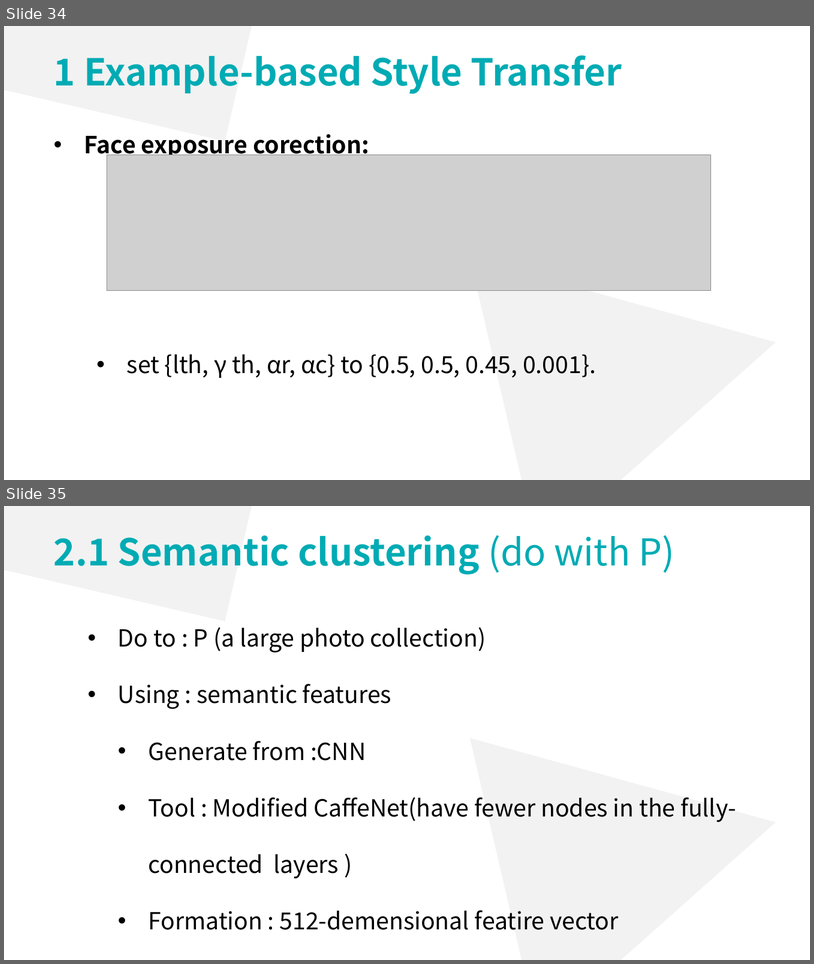
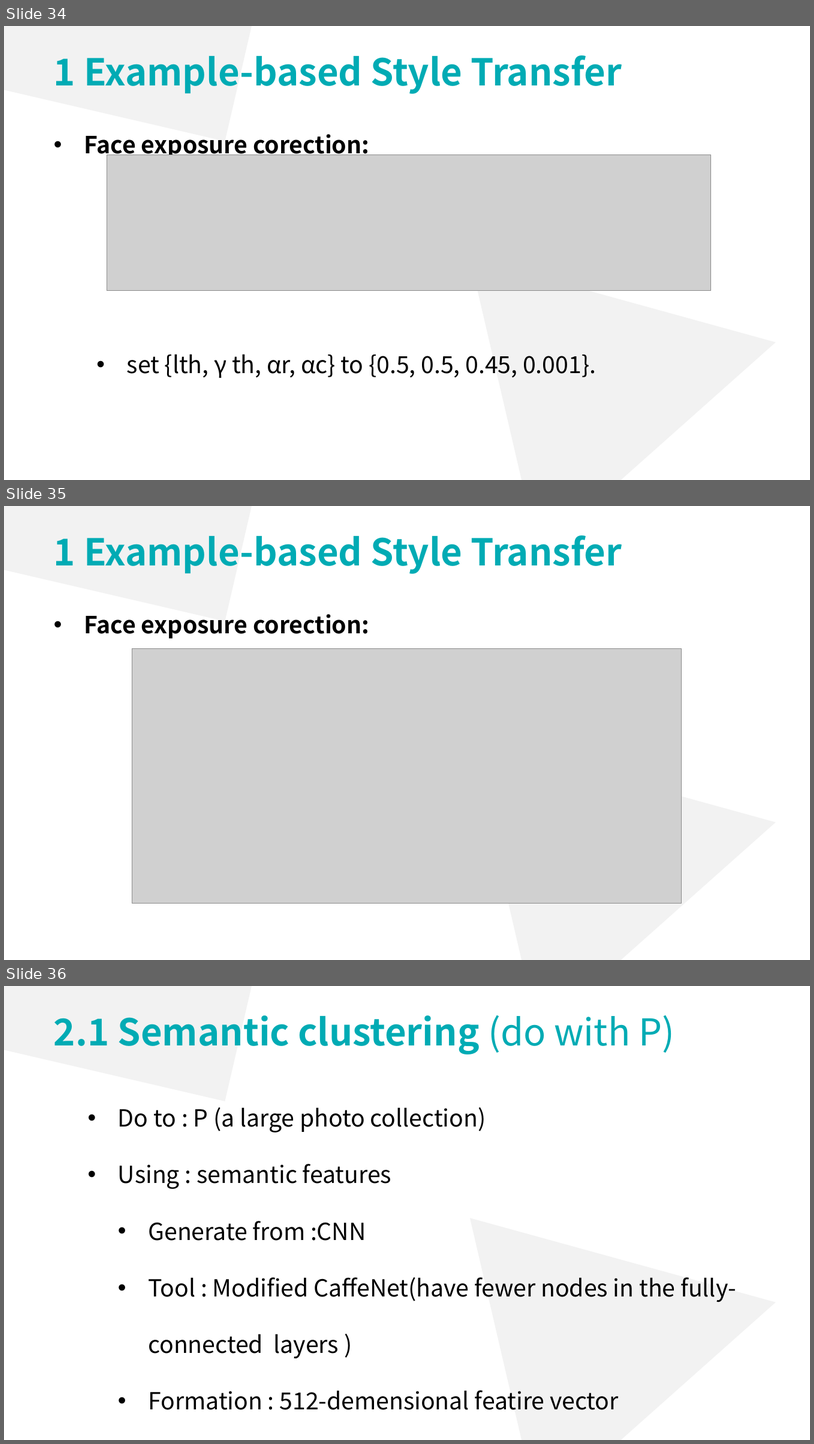
Before and after one commit to lsyoath/sheepy, a slide deck: ComputerVision.pptx. Shown one above the other, each under a label of ours: slides 34 and 35 before the commit, slides 34, 35 and 36 after it. The pictures are 814x964 and 814x1444 pixels, drawn with LibreOffice and Linux fonts; fonts in the diff are those of the drawing; grey boxes stand for pictures. Boxes give left, top, right and bottom in pixels: in the first picture for what was removed or moved away, otherwise in the second. Text is boxed around its words. In the diff, an @@ line names an element or a change of style, - is before the commit and + after.

```diff
--- a/ComputerVision.pptx
+++ b/ComputerVision.pptx
@@ slide 35 added at box(4, 506, 810, 960), background #FFFFFF @@
@@ rectangle added at box(4, 506, 277, 621), fill #F2F2F2 @@
@@ text added at box(54, 535, 623, 574), 44 pt, text #00ABB4, bold @@
+1 Example-based Style Transfer
@@ text added at box(84, 614, 369, 639), 28 pt, text #000000, bold @@
+• Face exposure corection:
@@ picture added at box(132, 649, 681, 903) @@
@@ triangle added at box(471, 675, 810, 960), fill #F2F2F2 @@
@@ what was slide 35 is now slide 36 @@
```
Also in this commit, not shown: 1 slide changed, 6 other slides added.
